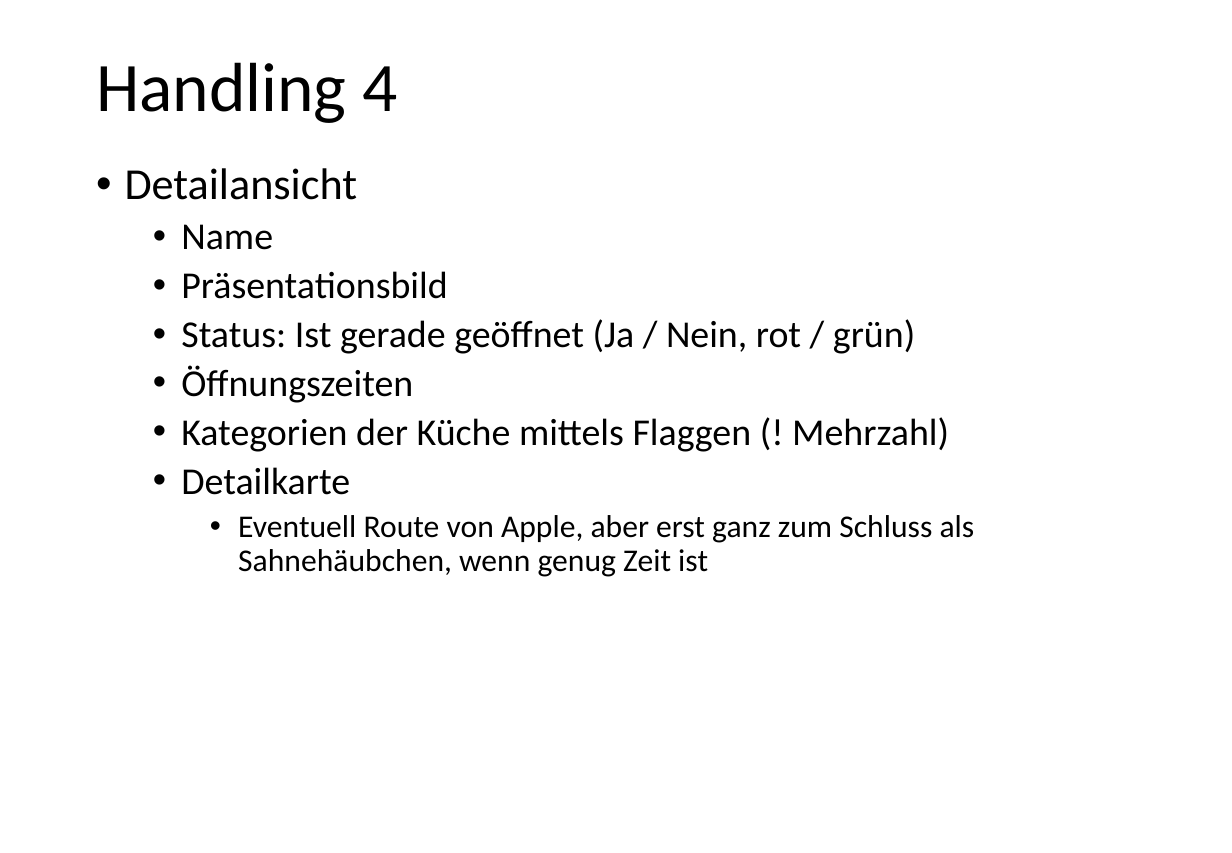
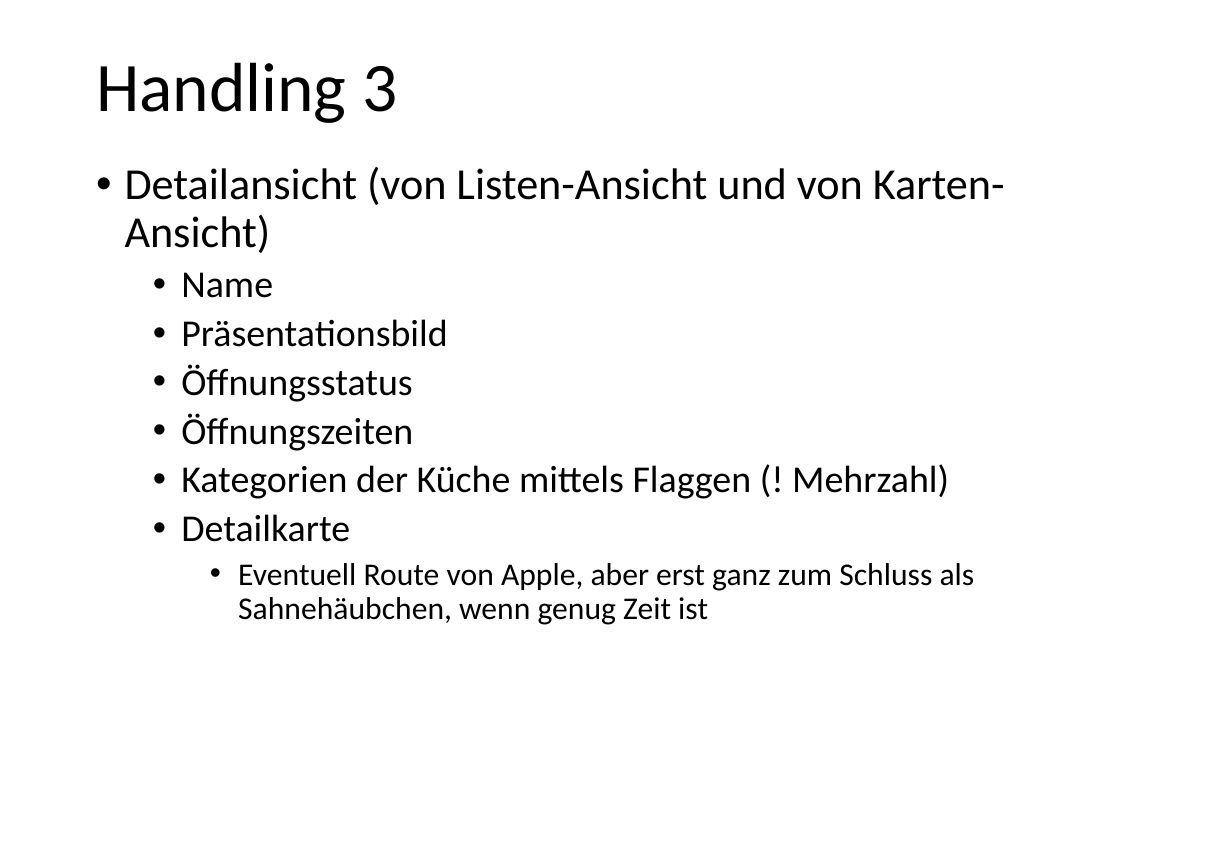
Before and after one commit to hobrink1/TaRest, a slide deck: slide 6 of PowerPoints/TaRest Notizen.pptx (slide 7 before the commit). Drawn at 1232x853 pixels with LibreOffice and Linux fonts; fonts in the diff are those of the drawing; background and template pictures are left out. Boxes give left, top, right and bottom in pixels: in the first picture for what was removed or moved away, otherwise in the second. Text is boxed around its words. In the diff, an @@ line names an element or a change of style, - is before the commit and + after.

```diff
--- a/PowerPoints/TaRest Notizen.pptx
+++ b/PowerPoints/TaRest Notizen.pptx
@@ title at bbox=[96, 62, 397, 123]: text changed @@
-Handling 4
+Handling 3
@@ text at bbox=[125, 167, 1005, 253]: text changed @@
-• Detailansicht
+• Detailansicht (von Listen-Ansicht und von Karten-Ansicht)
@@ text at bbox=[181, 364, 412, 402]: text changed @@
-  • Status: Ist gerade geöffnet (Ja / Nein, rot / grün)
+  • Öffnungsstatus
```
Also in this commit, not shown: 8 other slides changed, 1 slide added, 1 slide removed, 6 other files.
